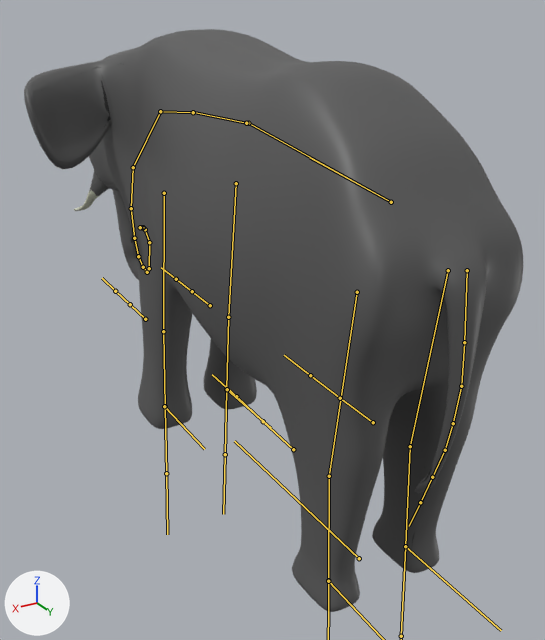
A saved change to the FBX model city-sim 2.0/Assets/Models/Animals/Elephant.fbx.
Both versions are drawn from a 50 mm lens placed at (4.29, 6.07, 5.85), pointed at (-0.24, -1.49, 2.07). Arrows for +X, +Y and +Z are at lower left; the lights stay in place. The bones that bend it are drawn over the model as lines.
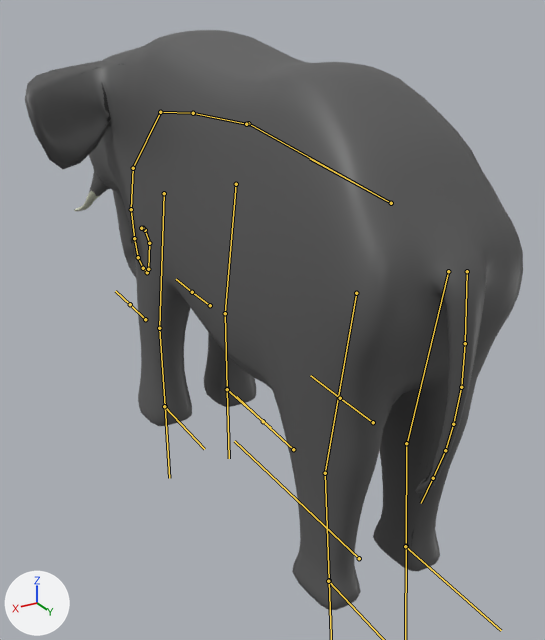
The newer file adds an action. The first version stands in its rest pose; the second is drawn at frame 8 of the action 'Armature|Idle'.

The change, as JSON lines over the scene's bpy script:
```json
{"block": "bone_backleg_l", "where": "bone_backleg_l = bpy.data.objects['Armature'].pose.bones['BackLeg.L']  # child of 'Pelvis'"}
{"op": "set", "path": "bone_backleg_l.rotation_quaternion", "old": "(1.0, 0.0, 0.0, 0.0)", "new": "(1.0, -0.016, -0.004, 0.0)", "note": "degrees (0, 0, 0) -> degrees (-2, 0, 0)"}
{"block": "bone_backfoot_l", "where": "bone_backfoot_l = bpy.data.objects['Armature'].pose.bones['BackFoot.L']  # child of 'BackLeg.L'"}
{"op": "set", "path": "bone_backfoot_l.rotation_quaternion", "old": "(1.0, 0.0, 0.0, 0.0)", "new": "(0.999, 0.044, 0.0, 0.0)", "note": "degrees (0, 0, 0) -> degrees (5, 0, 0)"}
{"block": "bone_backleg_l_001", "where": "bone_backleg_l_001 = bpy.data.objects['Armature'].pose.bones['BackLeg.L.001']  # child of 'Chest'"}
{"op": "set", "path": "bone_backleg_l_001.rotation_quaternion", "old": "(1.0, 0.0, 0.0, 0.0)", "new": "(1.0, -0.03, -0.005, 0.0)", "note": "degrees (0, 0, 0) -> degrees (-3, -1, 0)"}
{"block": "bone_backfoot_l_001", "where": "bone_backfoot_l_001 = bpy.data.objects['Armature'].pose.bones['BackFoot.L.001']  # child of 'BackLeg.L.001'"}
{"op": "set", "path": "bone_backfoot_l_001.rotation_quaternion", "old": "(1.0, 0.0, 0.0, 0.0)", "new": "(0.997, 0.08, 0.0, 0.0)", "note": "degrees (0, 0, 0) -> degrees (9, 0, 0)"}
{"block": "bone_backleg_r_001", "where": "bone_backleg_r_001 = bpy.data.objects['Armature'].pose.bones['BackLeg.R.001']  # child of 'Chest'"}
{"op": "set", "path": "bone_backleg_r_001.rotation_quaternion", "old": "(1.0, 0.0, 0.0, 0.0)", "new": "(1.0, -0.03, 0.005, 0.0)", "note": "degrees (0, 0, 0) -> degrees (-3, 1, 0)"}
{"block": "bone_backfoot_r_001", "where": "bone_backfoot_r_001 = bpy.data.objects['Armature'].pose.bones['BackFoot.R.001']  # child of 'BackLeg.R.001'"}
{"op": "set", "path": "bone_backfoot_r_001.rotation_quaternion", "old": "(1.0, 0.0, 0.0, 0.0)", "new": "(0.997, 0.08, 0.0, 0.0)", "note": "degrees (0, 0, 0) -> degrees (9, 0, 0)"}
{"block": "bone_backleg_r", "where": "bone_backleg_r = bpy.data.objects['Armature'].pose.bones['BackLeg.R']  # child of 'Pelvis'"}
{"op": "set", "path": "bone_backleg_r.rotation_quaternion", "old": "(1.0, 0.0, 0.0, 0.0)", "new": "(1.0, -0.016, 0.004, 0.001)", "note": "degrees (0, 0, 0) -> degrees (-2, 0, 0)"}
{"block": "bone_backfoot_r", "where": "bone_backfoot_r = bpy.data.objects['Armature'].pose.bones['BackFoot.R']  # child of 'BackLeg.R'"}
{"op": "set", "path": "bone_backfoot_r.rotation_quaternion", "old": "(1.0, 0.0, 0.0, 0.0)", "new": "(0.999, 0.044, 0.0, 0.0)", "note": "degrees (0, 0, 0) -> degrees (5, 0, 0)"}
```

Changed parts and their boxes (x1, y1, x2, y2) in the pictures (545 x 640 px):
```json
{"object": "Plane", "change": "posed", "before": [24, 29, 523, 612], "after": [25, 30, 523, 610]}
{"bone": "BackLeg.L", "before": "(357, 292) to (329, 476)", "after": "(356, 293) to (325, 473)"}
{"bone": "BackFoot.L", "before": "(329, 476) to (328, 580)", "after": "(325, 473) to (329, 580)"}
{"bone": "BackLeg.L.001", "before": "(164, 193) to (163, 331)", "after": "(164, 193) to (159, 328)"}
{"bone": "BackFoot.L.001", "before": "(163, 331) to (165, 406)", "after": "(159, 328) to (165, 406)"}
{"bone": "BackLeg.R.001", "before": "(236, 183) to (228, 317)", "after": "(236, 184) to (225, 313)"}
{"bone": "BackFoot.R.001", "before": "(228, 317) to (226, 389)", "after": "(225, 313) to (227, 389)"}
{"bone": "BackLeg.R", "before": "(448, 270) to (410, 446)", "after": "(448, 271) to (407, 443)"}
{"bone": "BackFoot.R", "before": "(410, 446) to (405, 546)", "after": "(406, 443) to (406, 546)"}
```
